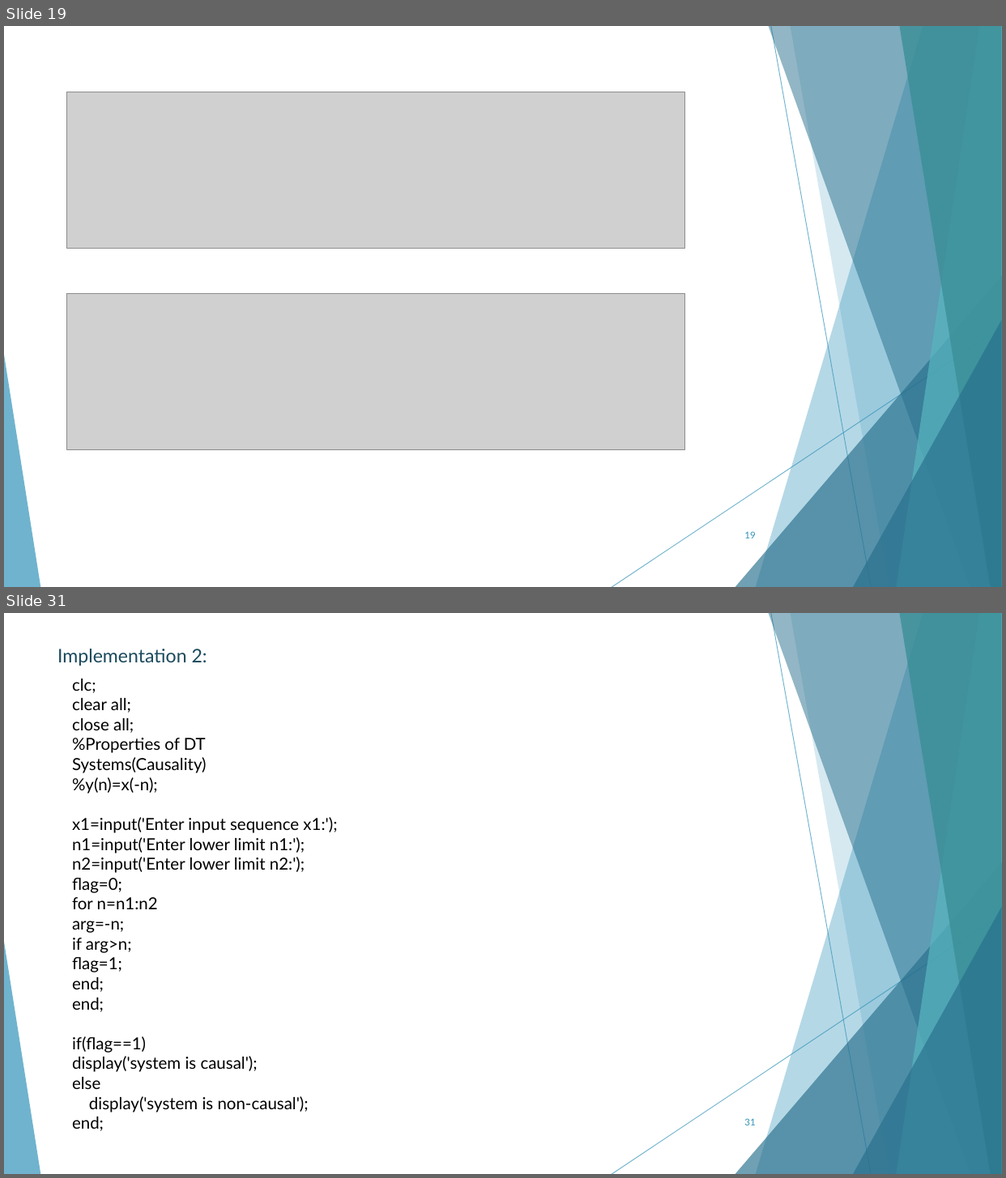
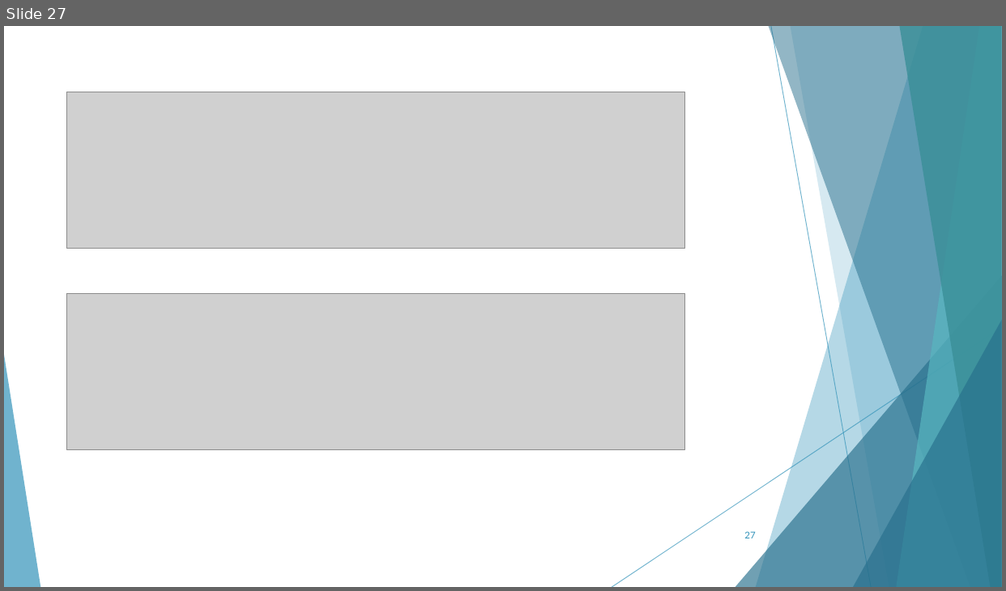
Before and after one commit to AhMjOU/DSP2, a slide deck: lec2.pptx. Shown one above the other, each under a label of ours: slides 19 and 31 before the commit, slide 27 after it; the slides between them are not shown. The pictures are 1006x1178 and 1006x591 pixels, drawn with LibreOffice and Linux fonts; fonts in the diff are those of the drawing; grey boxes stand for pictures. Boxes give left, top, right and bottom in pixels: in the first picture for what was removed or moved away, otherwise in the second. Text is boxed around its words. In the diff, an @@ line names an element or a change of style, - is before the commit and + after.

```diff
--- a/lec2.pptx
+++ b/lec2.pptx
@@ slide 31 removed at bbox=[4, 613, 1002, 1174], background #FFFFFF; not listed: 10 template elements that a slide beside it also shows @@
@@ text removed at bbox=[57, 649, 207, 666] @@
-Implementation 2:
@@ text removed at bbox=[72, 679, 337, 1131] @@
-clc;
-clear all;
-close all;
-%Properties of DT Systems(Causality)
-%y(n)=x(-n);
-x1=input('Enter input sequence x1:');
-n1=input('Enter lower limit n1:');
-n2=input('Enter lower limit n2:');
-flag=0;
-for n=n1:n2
-arg=-n;
-if arg>n;
-flag=1;
-end;
-end;
-if(flag==1)
-display('system is causal');
-else
-display('system is non-causal');
-end;
@@ page number removed at bbox=[744, 1118, 755, 1126] @@
-31
@@ what was slide 19 is now slide 27 @@
@@ page number at bbox=[744, 531, 755, 539]: text changed @@
-19
+27
```
Also in this commit, not shown: 4 slides changed, 8 slides added, 11 other slides removed, 8 other files.
